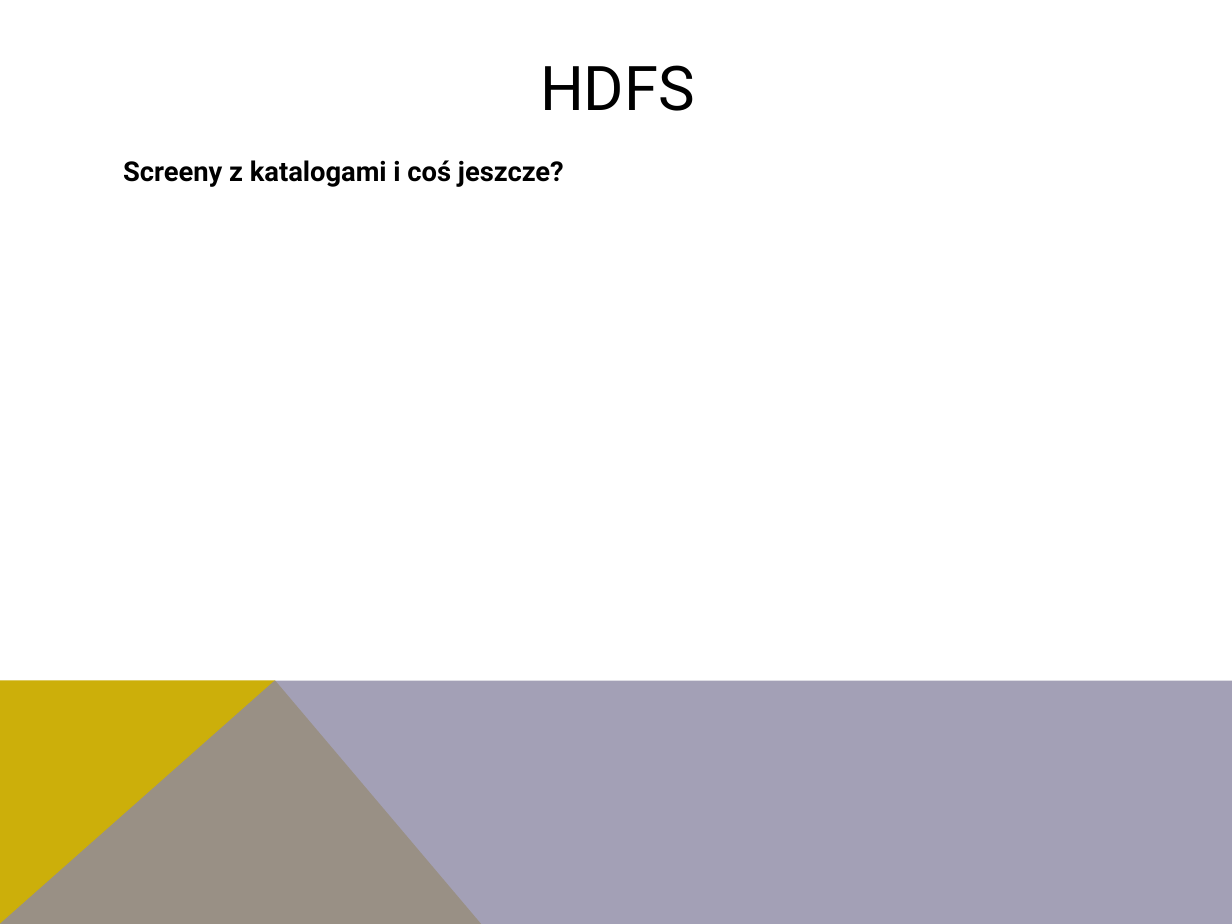
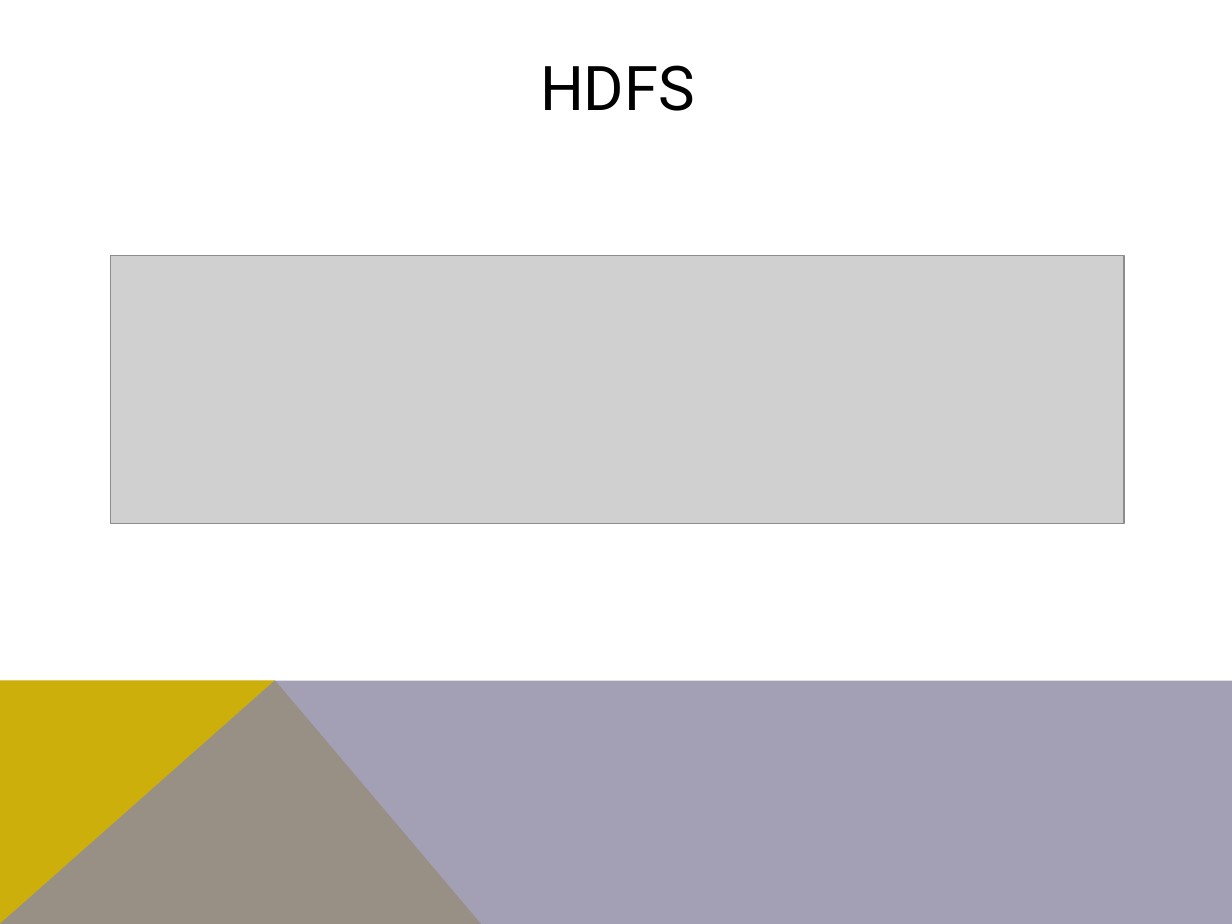
Before and after one commit to anyanyany/DataScience, a slide deck: slide 7 of PozyskiwanieDanych/prezentacja szablon.pptx. Drawn at 1232x924 pixels with LibreOffice and Linux fonts; fonts in the diff are those of the drawing; grey boxes stand for pictures. Boxes give left, top, right and bottom in pixels: in the first picture for what was removed or moved away, otherwise in the second. Text is boxed around its words. In the diff, an @@ line names an element or a change of style, - is before the commit and + after.

Commit message:
Added hdfs screenshot

```diff
--- a/PozyskiwanieDanych/prezentacja szablon.pptx
+++ b/PozyskiwanieDanych/prezentacja szablon.pptx
@@ text removed at bbox=[123, 160, 564, 187] @@
-Screeny z katalogami i coś jeszcze?
@@ picture added at bbox=[111, 255, 1125, 524] @@
```
Also in this commit, not shown: 1 other slide changed.
